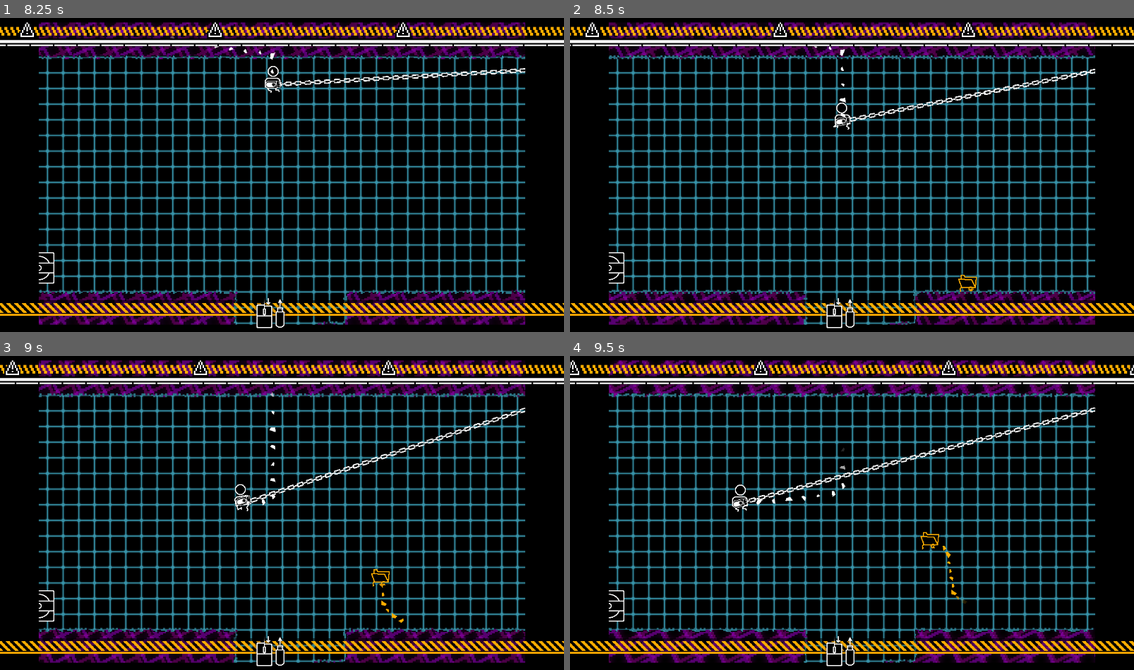
Above: before the commit, frames 1-4 (two rows, left to right).
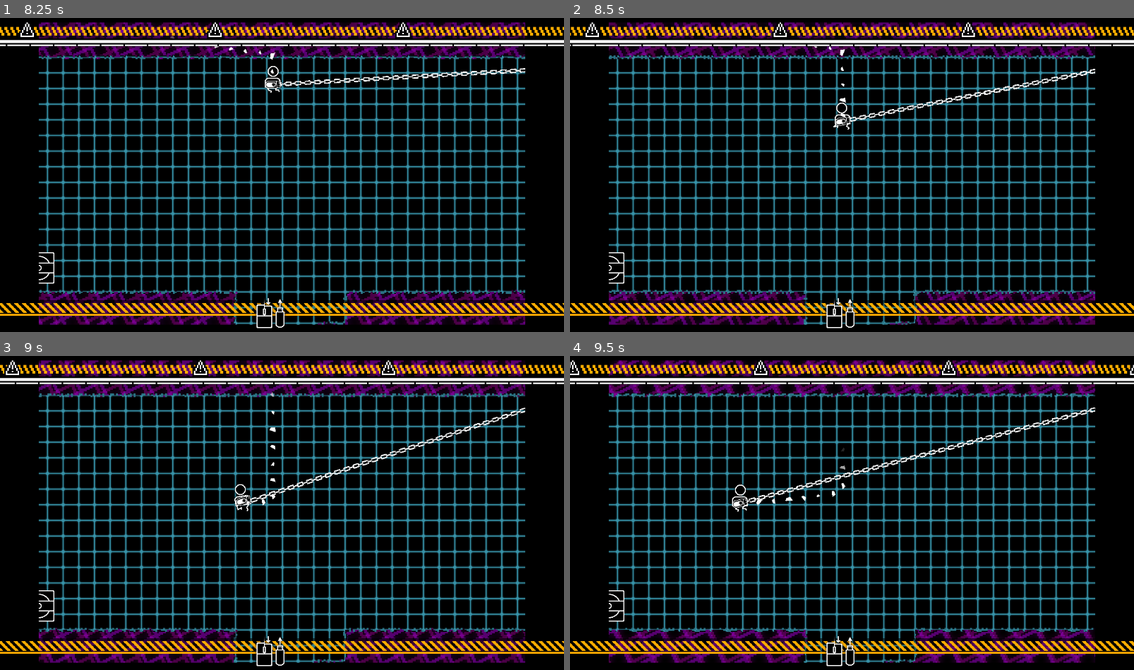
Above: after the commit, the same moments.

Repository: SomeSortOfSam/Hardest_Drive
Game: Godot game, scene res://scenes/gamplay.tscn
Two runs of this game, one before a commit and one after it. Both use one fixed random seed, a clock stepped at 60 frames per second and the inputs below. Sound files missing from this copy of the repository are replaced by a short silence.
Inputs (mouse positions are in pixels of both pictures, inside the frame that each line leads up to):
- Up to frame 1 (8.25 s): move the mouse to (406, 159) at 0.52 s; hold D (player_right) 0.53-1.28 s; click (406, 159) at 0.67 s; move the mouse to (169, 190) at 1.27 s; hold S (player_down) 1.28-2.03 s; move the mouse to (338, 102) at 2.02 s; hold D (player_right) 2.03-2.78 s; move the mouse to (253, 237) at 2.77 s; hold W (player_up) 2.78-3.53 s; click (253, 237) at 2.92 s; move the mouse to (451, 222) at 3.52 s; hold A (player_left) 3.53-5.03 s; tap Space (reset_screen) at 4.15 s; move the mouse to (112, 124) at 4.27 s; move the mouse to (310, 175) at 5.02 s; hold S (player_down) 5.03-5.78 s; click (310, 175) at 5.17 s; move the mouse to (197, 93) at 5.77 s; hold D (player_right) 5.78-6.53 s; move the mouse to (406, 159) at 6.52 s; hold W (player_up) 6.53-7.28 s; move the mouse to (169, 190) at 7.27 s; hold D (player_right) 7.28-8.03 s; click (169, 190) at 7.42 s; move the mouse to (338, 102) at 8.02 s; hold S (player_down) from 8.03 s (still down)
- Up to frame 2 (8.5 s): keep holding S (player_down)
- Up to frame 3 (9 s): move the mouse to (253, 575) at 8.77 s; release S (player_down) at 8.78 s; hold A (player_left) from 8.78 s (still down)
- Up to frame 4 (9.5 s): keep holding A (player_left)

Frame 1 is identical in both runs. In frame 2, less than 0.1% of the frame differs, in the area x 68-73%, y 81-88%; in frame 3, 0.1%; in frame 4, 0.2%, in the area x 62-71%, y 55-79%.

Commit message:
Made spawners not spawn until tutorial over

Diff:
--- a/scenes/gamplay.tscn
+++ b/scenes/gamplay.tscn
@@ -1115,27 +1115,35 @@
 position = Vector2(-450, 191)
 
 [node name="EnemySpawner2" parent="." instance=ExtResource("6_yhgw7")]
+visible = false
 position = Vector2(892, 271)
 
 [node name="EnemySpawner3" parent="." instance=ExtResource("6_yhgw7")]
+visible = false
 position = Vector2(970, 396)
 
 [node name="EnemySpawner4" parent="." instance=ExtResource("6_yhgw7")]
+visible = false
 position = Vector2(822, 554)
 
 [node name="EnemySpawner5" parent="." instance=ExtResource("6_yhgw7")]
+visible = false
 position = Vector2(758, 88)
 
 [node name="EnemySpawner6" parent="." instance=ExtResource("6_yhgw7")]
+visible = false
 position = Vector2(344, 489)
 
 [node name="EnemySpawner7" parent="." instance=ExtResource("6_yhgw7")]
+visible = false
 position = Vector2(144, 378)
 
 [node name="EnemySpawner8" parent="." instance=ExtResource("6_yhgw7")]
+visible = false
 position = Vector2(137, 212)
 
 [node name="EnemySpawner9" parent="." instance=ExtResource("6_yhgw7")]
+visible = false
 position = Vector2(291, 93)
 
 [node name="Foreground" type="CanvasLayer" parent="."]
@@ -1152,6 +1160,14 @@
 [connection signal="player_pull_requested" from="Camera2D/LetterboxCollider" to="." method="_on_letterbox_collider_player_pull_requested"]
 [connection signal="player_pull_requested" from="Camera2D/LetterboxCollider" to="TileMap/Player" method="_on_letterbox_collider_player_pull_requested"]
 [connection signal="timeout" from="TileMap/Timer" to="TileMap/Box" method="queue_free"]
+[connection signal="done" from="Tutorial" to="EnemySpawner2" method="set_visible" binds= [true]]
+[connection signal="done" from="Tutorial" to="EnemySpawner3" method="set_visible" binds= [true]]
+[connection signal="done" from="Tutorial" to="EnemySpawner4" method="set_visible" binds= [true]]
+[connection signal="done" from="Tutorial" to="EnemySpawner5" method="set_visible" binds= [true]]
+[connection signal="done" from="Tutorial" to="EnemySpawner6" method="set_visible" binds= [true]]
+[connection signal="done" from="Tutorial" to="EnemySpawner7" method="set_visible" binds= [true]]
+[connection signal="done" from="Tutorial" to="EnemySpawner8" method="set_visible" binds= [true]]
+[connection signal="done" from="Tutorial" to="EnemySpawner9" method="set_visible" binds= [true]]
 [connection signal="player_movement_enabled" from="Tutorial" to="TileMap/Player" method="_on_tutorial_player_movement_enabled"]
 [connection signal="player_movement_enabled" from="Tutorial" to="TileMap/Timer" method="start"]
 [connection signal="player_reset_screen_enabled" from="Tutorial" to="." method="_on_tutorial_player_reset_screen_enabled"]
--- a/scripts/EnemySpawner.gd
+++ b/scripts/EnemySpawner.gd
@@ -4,10 +4,13 @@
 
 @onready var timer : Timer = $Timer
 
+
+
 func _on_area_exited(_area):
-	timer.start()
-	if !timer.timeout.is_connected(spawn_enemy):
-		timer.timeout.connect(spawn_enemy,CONNECT_ONE_SHOT)
+	if visible:
+		timer.start()
+		if !timer.timeout.is_connected(spawn_enemy):
+			timer.timeout.connect(spawn_enemy,CONNECT_ONE_SHOT)
 
 func spawn_enemy():
 	if !has_overlapping_areas():
--- a/scripts/tutorial.gd
+++ b/scripts/tutorial.gd
@@ -6,6 +6,7 @@
 
 signal player_movement_enabled
 signal player_reset_screen_enabled
+signal done
 
 func _unhandled_input(event):
 	if ((triggered_count < 2 or (triggered_count > 2 and triggered_count <= 4))
@@ -34,3 +35,4 @@
 			player_reset_screen_enabled.emit()
 		if triggered_count >= 7:
 			animator.hide()
+			done.emit()
Not shown: 1 places in scenes/gamplay.tscn that only renumber resources
